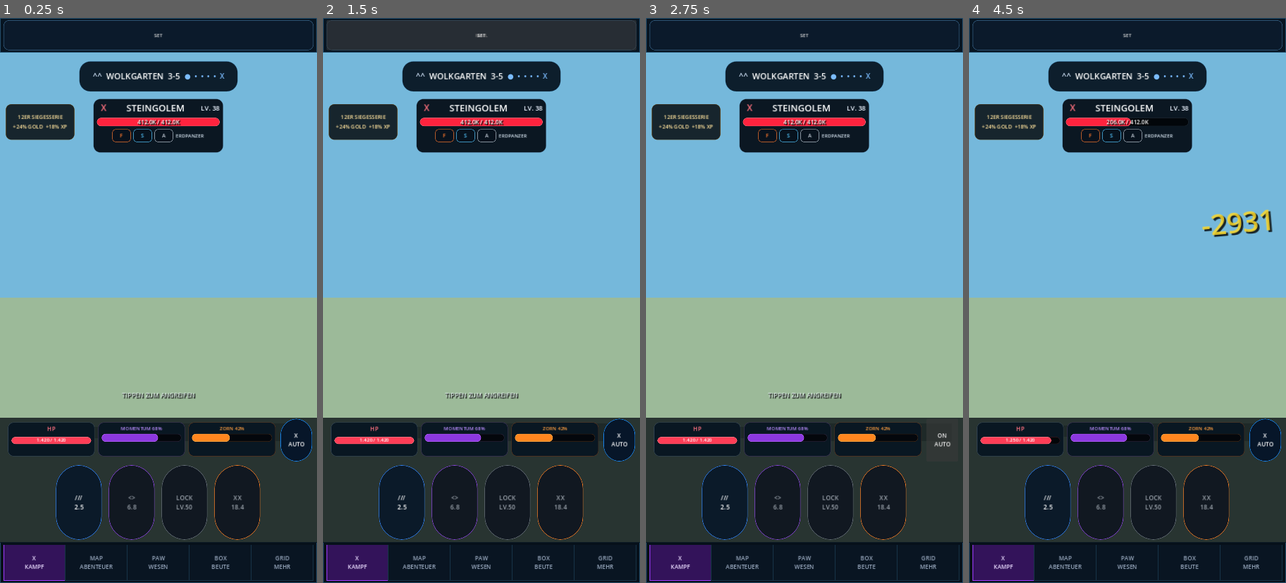
Above: before the commit, frames 1-4 (left to right).
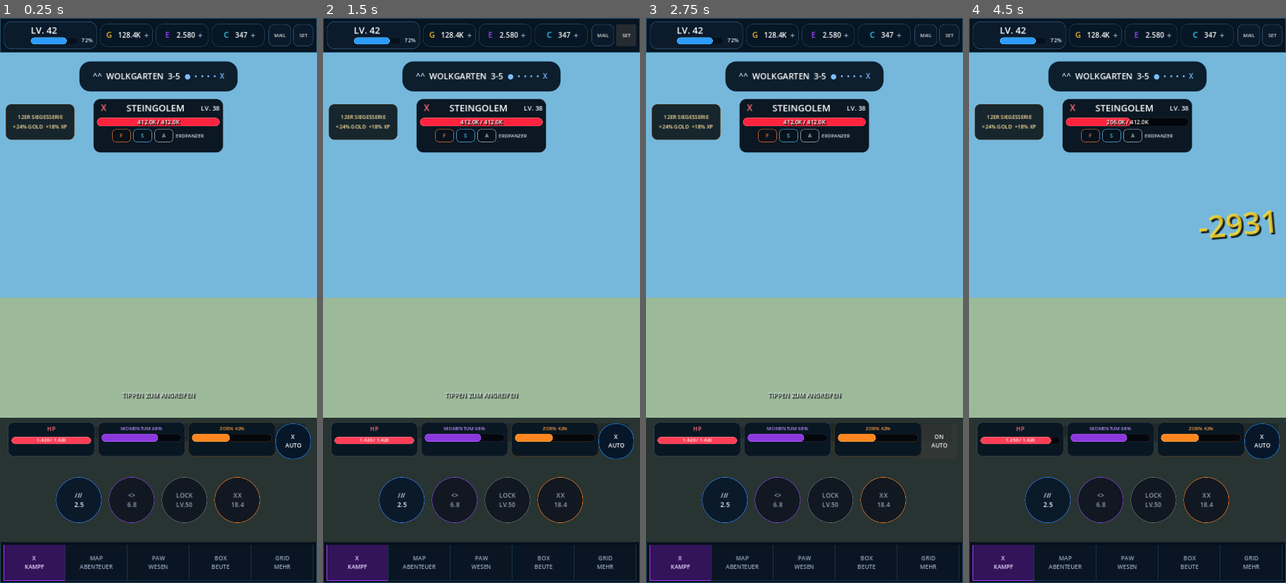
Above: after the commit, the same moments.

Repository: Broosskyy/Test-Game-Factory.
Game: Godot game, scene res://realm_alliance/combat/wolkgarten_combat.tscn
The game is run twice, just before and just after one commit, with the same random seed, the same clock (stepped at 60 frames per second) and the same inputs.
Inputs (mouse positions are in pixels of both pictures, inside the frame that each line leads up to):
- Up to frame 1 (0.25 s): no input
- Up to frame 2 (1.5 s): click "MAIL" at 0.5 s; click "SET" at 1.25 s
- Up to frame 3 (2.75 s): click "X AUTO" at 2 s
- Up to frame 4 (4.5 s): click "ON AUTO" at 2.75 s; click "/// 2.5" at 3.5 s; click (1127, 260) at 4.27 s

The runs differ from the first frame. In frame 1, 4.6% of the frame differs, in the area x 1-99%, y 0-93%; in frame 2, 8.5%; in frame 3, 4.4%; in frame 4, 5.2%.

Commit message:
fix: restore master header and circular combat controls

Diff:
--- a/realm_alliance/combat/wolkgarten_combat.gd
+++ b/realm_alliance/combat/wolkgarten_combat.gd
@@ -109,20 +109,32 @@
 
 
 func _build_topbar() -> void:
-	var topbar := PanelContainer.new()
+	var topbar := Control.new()
 	_anchor(topbar, 0.0, 0.0, 1.0, 0.0, 0.0, 0.0, 0.0, 78.0)
-	topbar.add_theme_stylebox_override("panel", _panel_style(Color("#071522"), Color("#244e6b"), 0))
+	topbar.z_index = 120
 	add_child(topbar)
 
-	var player_chip := PanelContainer.new()
+	var topbar_bg := Panel.new()
+	_anchor(topbar_bg, 0.0, 0.0, 1.0, 1.0)
+	topbar_bg.mouse_filter = Control.MOUSE_FILTER_IGNORE
+	topbar_bg.add_theme_stylebox_override("panel", _panel_style(Color("#071522"), Color("#244e6b"), 0))
+	topbar.add_child(topbar_bg)
+
+	var player_chip := Control.new()
 	_anchor(player_chip, 0.012, 0.10, 0.305, 0.90)
-	player_chip.add_theme_stylebox_override("panel", _panel_style(Color("#0b1b2c"), Color("#315f83"), 16))
 	topbar.add_child(player_chip)
+
+	var chip_bg := Panel.new()
+	_anchor(chip_bg, 0.0, 0.0, 1.0, 1.0)
+	chip_bg.mouse_filter = Control.MOUSE_FILTER_IGNORE
+	chip_bg.add_theme_stylebox_override("panel", _panel_style(Color("#0b1b2c"), Color("#315f83"), 16))
+	player_chip.add_child(chip_bg)
 
 	var avatar := TextureRect.new()
 	avatar.name = "TopHeroPortrait"
 	avatar.expand_mode = TextureRect.EXPAND_IGNORE_SIZE
 	avatar.stretch_mode = TextureRect.STRETCH_KEEP_ASPECT_COVERED
+	avatar.mouse_filter = Control.MOUSE_FILTER_IGNORE
 	_anchor(avatar, 0.018, 0.08, 0.26, 0.92)
 	player_chip.add_child(avatar)
 
@@ -138,6 +150,7 @@
 	xp.max_value = 100
 	xp.value = 72
 	xp.show_percentage = false
+	xp.mouse_filter = Control.MOUSE_FILTER_IGNORE
 	xp.add_theme_stylebox_override("background", _panel_style(Color("#06101a"), Color("#10293c"), 8))
 	xp.add_theme_stylebox_override("fill", _panel_style(Color("#2c9cff"), Color("#6dc8ff"), 8))
 	_anchor(xp, 0.29, 0.57, 0.80, 0.82)
@@ -446,7 +459,7 @@
 	damage_label.add_theme_color_override("font_shadow_color", Color(0, 0, 0, 0.98))
 	damage_label.add_theme_constant_override("shadow_offset_x", 4)
 	damage_label.add_theme_constant_override("shadow_offset_y", 4)
-	damage_label.add_theme_font_size_override("font_size", 64)
+	damage_label.add_theme_font_size_override("font_size", 70)
 	_anchor(damage_label, 0.70, 0.32, 0.99, 0.49)
 	damage_label.rotation = deg_to_rad(-5.0)
 	damage_label.z_index = 47
@@ -555,13 +568,13 @@
 	auto_button.add_theme_color_override("font_color", Color.WHITE)
 	auto_button.add_theme_stylebox_override("normal", _panel_style(Color("#071629"), Color("#168cff"), 36))
 	auto_button.add_theme_stylebox_override("pressed", _panel_style(Color("#0b2948"), Color("#67cbff"), 36))
-	_anchor(auto_button, 0.885, 0.748, 0.985, 0.835)
+	_anchor(auto_button, 1.0, 0.758, 1.0, 0.758, -94.0, 0.0, -14.0, 80.0)
 	auto_button.z_index = 29
 	auto_button.pressed.connect(_toggle_auto)
 	stage.add_child(auto_button)
 
 	var skills := HBoxContainer.new()
-	_anchor(skills, 0.045, 0.842, 0.955, 0.995)
+	_anchor(skills, 0.045, 0.846, 0.955, 0.982)
 	skills.alignment = BoxContainer.ALIGNMENT_CENTER
 	skills.add_theme_constant_override("separation", 16)
 	skills.z_index = 31
@@ -577,6 +590,7 @@
 		var button := Button.new()
 		button.text = data[0]
 		button.custom_minimum_size = Vector2(104, 104)
+		button.size_flags_vertical = Control.SIZE_SHRINK_CENTER
 		button.focus_mode = Control.FOCUS_NONE
 		button.disabled = bool(data[2])
 		button.add_theme_font_size_override("font_size", 14)
